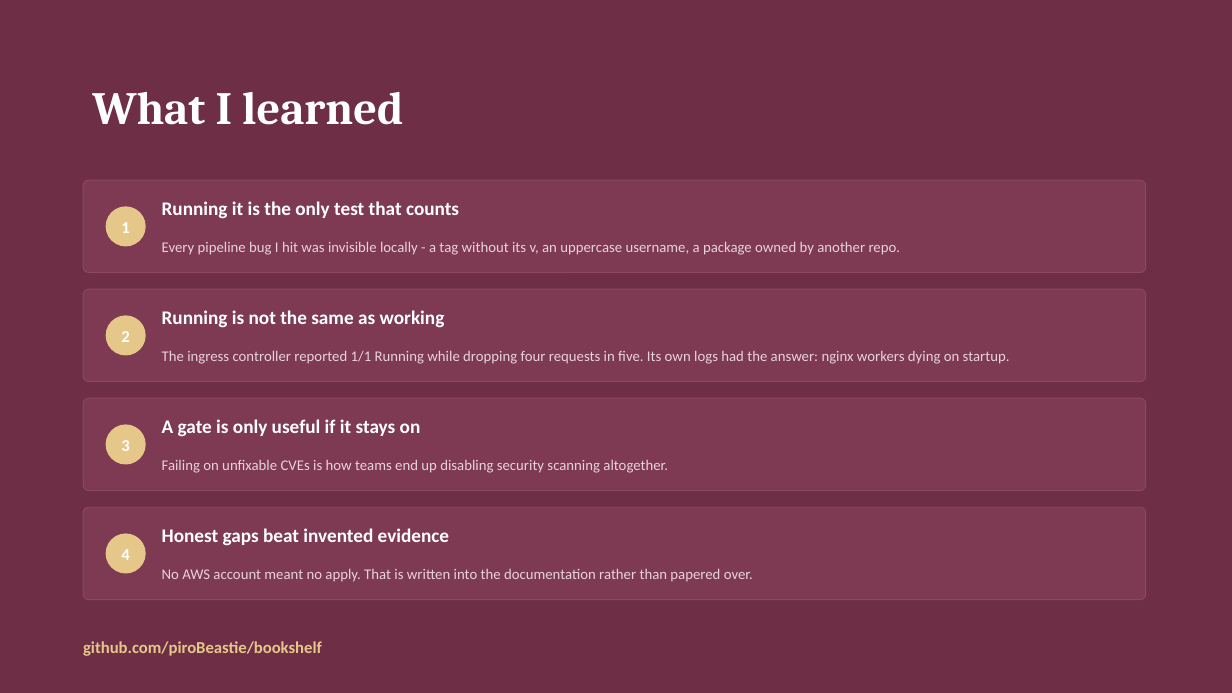
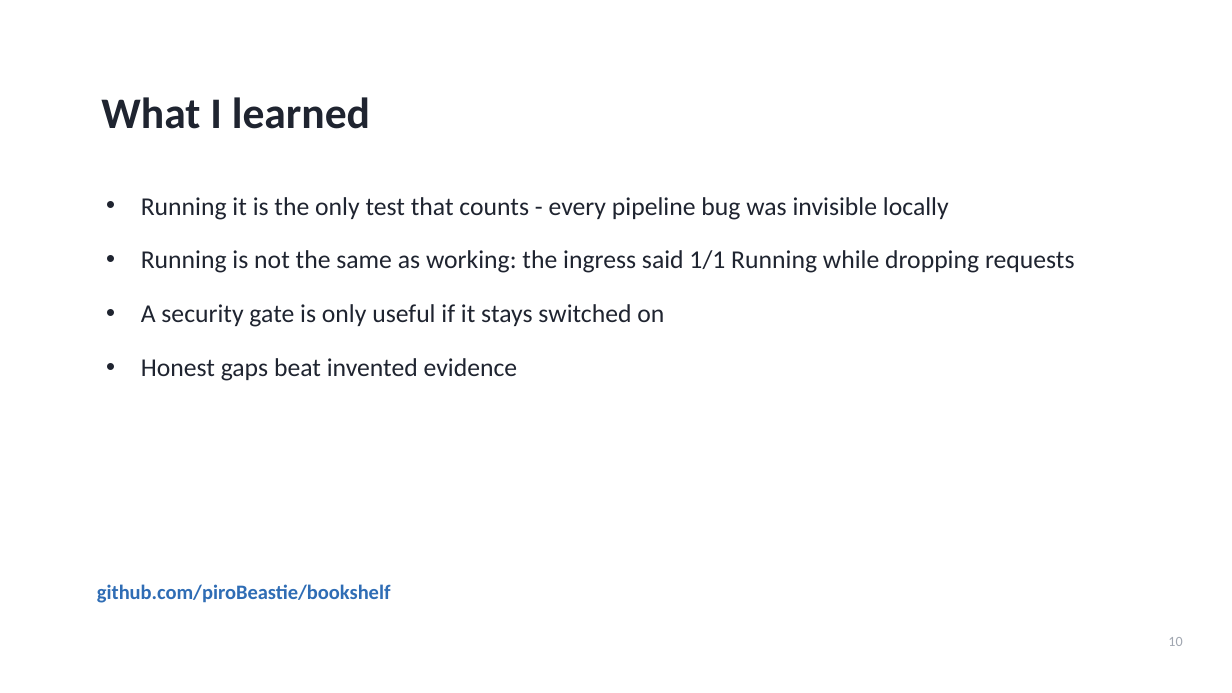
Before and after one commit to piroBeastie/bookshelf, a slide deck: slide 10 of demo/slides.pptx. Drawn at 1232x693 pixels with LibreOffice and Linux fonts; fonts in the diff are those of the drawing. Boxes give left, top, right and bottom in pixels: in the first picture for what was removed or moved away, otherwise in the second. Text is boxed around its words. In the diff, an @@ line names an element or a change of style, - is before the commit and + after.

```diff
--- a/demo/slides.pptx
+++ b/demo/slides.pptx
@@ background #6D2E46 to #FFFFFF @@
@@ title "What I learned": place and size @@
-title "What I learned" at bbox=[92, 92, 403, 125]
+title "What I learned" at bbox=[101, 97, 370, 129]
@@ title "What I learned" at bbox=[101, 97, 370, 129]: size 36 to 34 pt, font Cambria to Calibri, text colour #FFFFFF to #1F2430 @@
@@ rounded rectangle removed at bbox=[83, 180, 1146, 273] @@
@@ ellipse removed at bbox=[106, 207, 145, 246] @@
@@ text added at bbox=[141, 197, 1075, 381], 20 pt, text #1F2430 @@
+• Running it is the only test that counts - every pipeline bug was invisible locally
+• Running is not the same as working: the ingress said 1/1 Running while dropping requests
+• A security gate is only useful if it stays switched on
+• Honest gaps beat invented evidence
@@ text removed at bbox=[162, 201, 459, 219] @@
-Running it is the only test that counts
@@ text removed at bbox=[121, 222, 129, 233] @@
-1
@@ text removed at bbox=[162, 242, 901, 255] @@
-Every pipeline bug I hit was invisible locally - a tag without its v, an uppercase username, a package owned by another repo.
@@ rounded rectangle removed at bbox=[83, 289, 1146, 382] @@
@@ ellipse removed at bbox=[106, 316, 145, 355] @@
@@ text removed at bbox=[162, 310, 445, 328] @@
-Running is not the same as working
@@ text removed at bbox=[121, 331, 129, 342] @@
-2
@@ text removed at bbox=[162, 351, 1010, 364] @@
-The ingress controller reported 1/1 Running while dropping four requests in five. Its own logs had the answer: nginx workers dying on startup.
@@ rounded rectangle removed at bbox=[83, 398, 1146, 491] @@
@@ text removed at bbox=[162, 419, 421, 437] @@
-A gate is only useful if it stays on
@@ ellipse removed at bbox=[106, 425, 145, 464] @@
@@ text removed at bbox=[121, 440, 129, 451] @@
-3
@@ text removed at bbox=[162, 460, 668, 473] @@
-Failing on unfixable CVEs is how teams end up disabling security scanning altogether.
@@ rounded rectangle removed at bbox=[83, 507, 1146, 600] @@
@@ ellipse removed at bbox=[106, 534, 145, 573] @@
@@ text removed at bbox=[162, 528, 449, 546] @@
-Honest gaps beat invented evidence
@@ text removed at bbox=[121, 549, 129, 560] @@
-4
@@ text removed at bbox=[162, 569, 753, 582] @@
-No AWS account meant no apply. That is written into the documentation rather than papered over.
@@ text "github.com/piroBeastie/bookshelf": place and size @@
-text "github.com/piroBeastie/bookshelf" at bbox=[83, 641, 322, 656]
+text "github.com/piroBeastie/bookshelf" at bbox=[97, 584, 391, 603]
@@ text "github.com/piroBeastie/bookshelf" at bbox=[97, 584, 391, 603]: size 13 to 16 pt, text colour #E6C78A to #2F6DB5 @@
@@ page number added at bbox=[1168, 637, 1182, 646], 11 pt, text #A0A6B0 @@
+10
```
Also in this commit, not shown: 6 other slides changed, 3 slides added, 3 slides removed, 3 other files.
